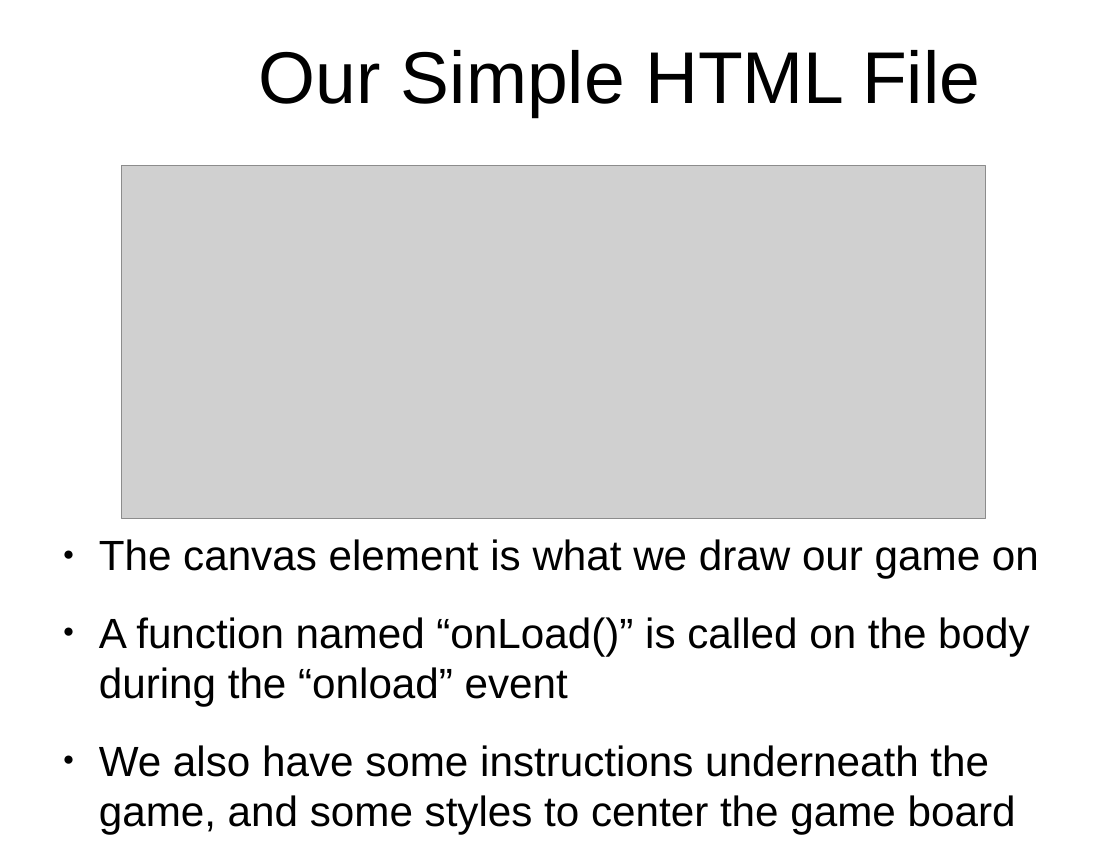
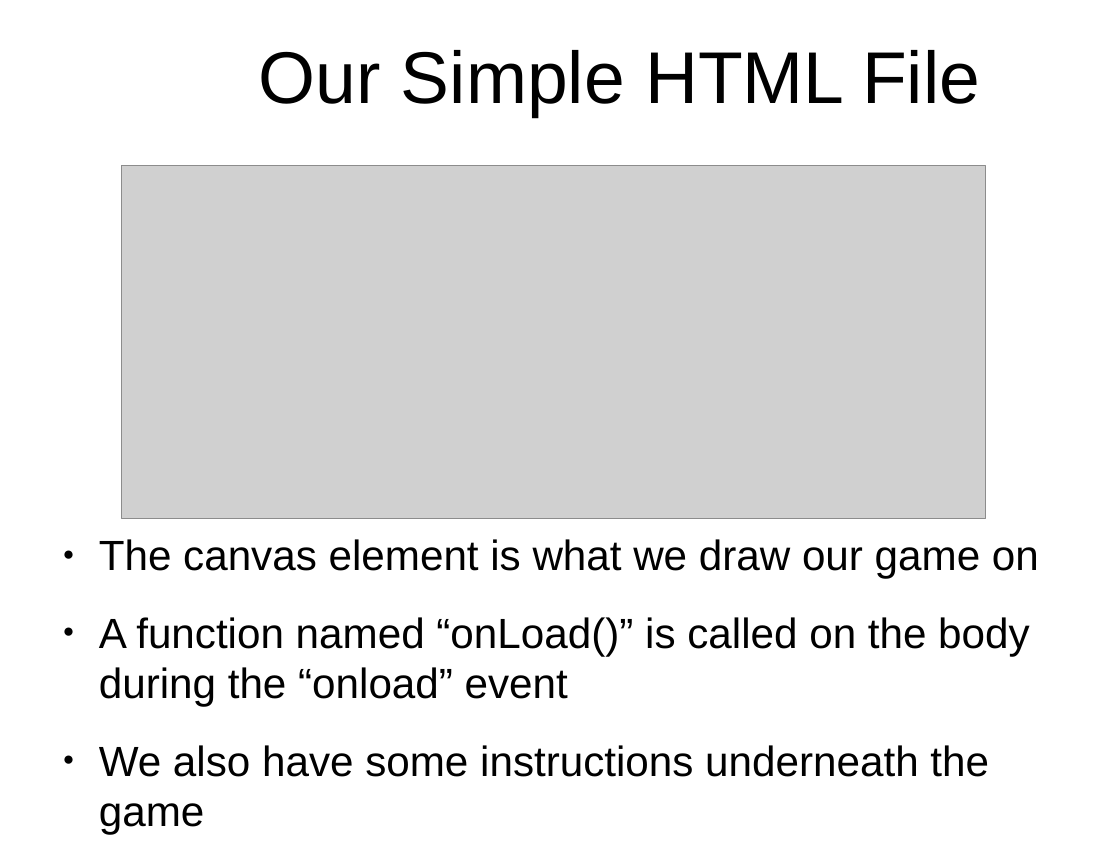
Before and after one commit to originalgrego/PaddleBattle, a slide deck: slide 6 of PaddleBattle - Explorathon 2017.odp. Drawn at 1120x841 pixels with LibreOffice and Linux fonts; fonts in the diff are those of the drawing; grey boxes stand for pictures; background and template pictures are left out. Boxes give left, top, right and bottom in pixels: in the first picture for what was removed or moved away, otherwise in the second. Text is boxed around its words. In the diff, an @@ line names an element or a change of style, - is before the commit and + after.

```diff
--- a/PaddleBattle - Explorathon 2017.odp
+++ b/PaddleBattle - Explorathon 2017.odp
@@ text at box(99, 745, 989, 777): text changed @@
-● We also have some instructions underneath the game, and some styles to center the game board
+● We also have some instructions underneath the game
```
Also in this commit, not shown: 7 other slides changed, 3 other files.
